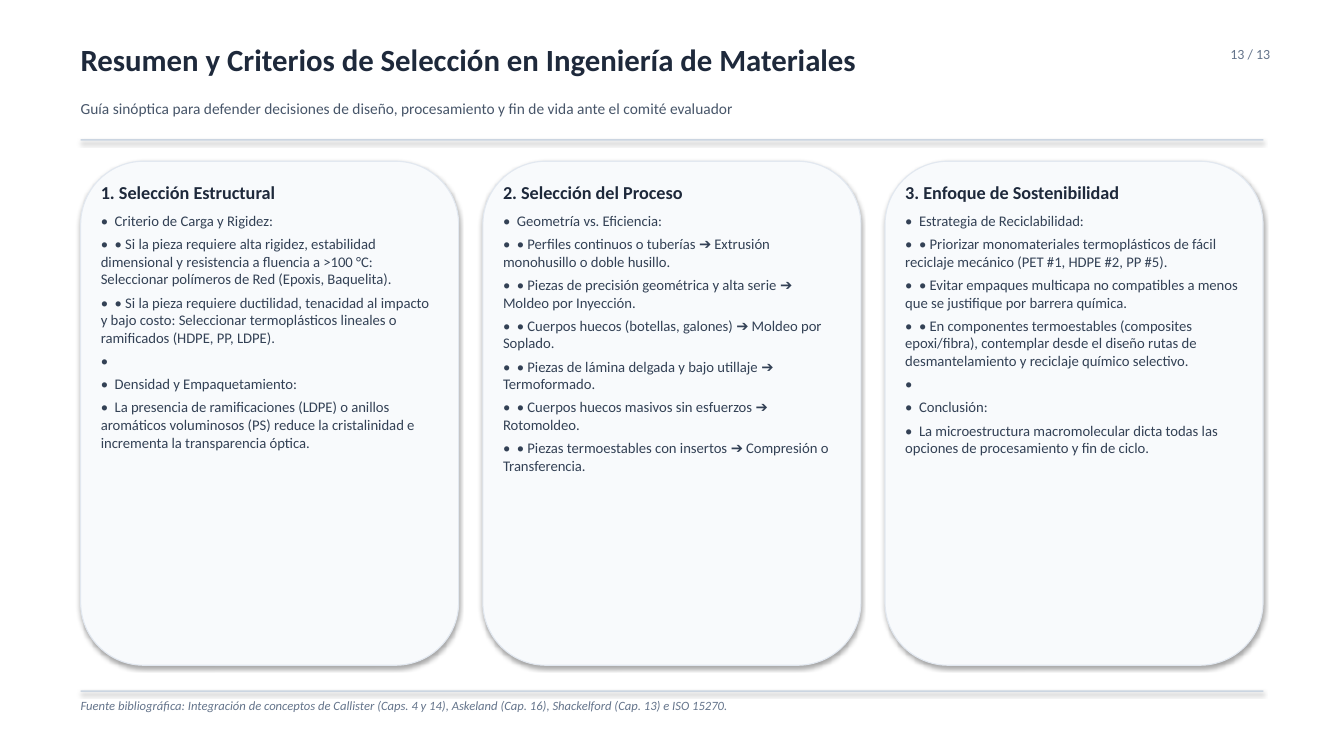
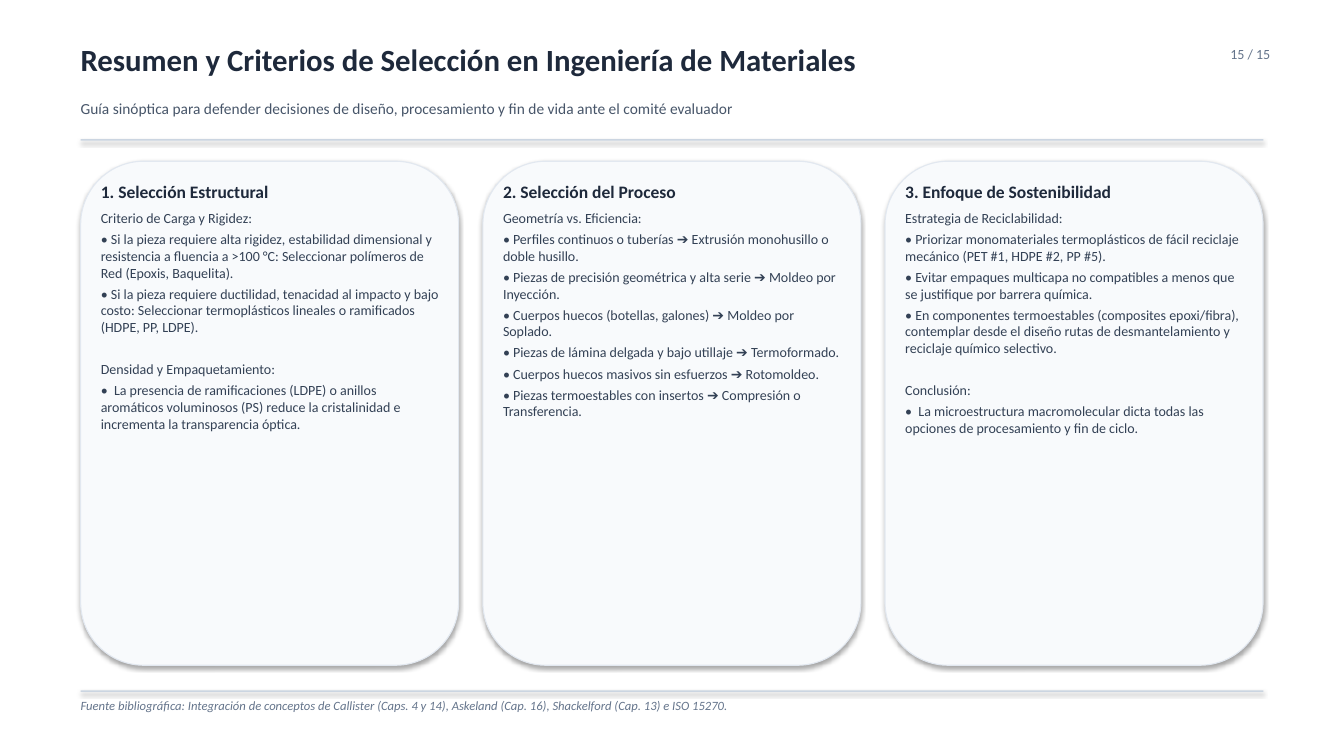
Before and after one commit to AlejandroDiazGaytan/FIM-Polimeros, a slide deck: slide 15 of presentacion_polimeros_procesos_reciclaje.pptx (slide 13 before the commit). Drawn at 1344x756 pixels with LibreOffice and Linux fonts; fonts in the diff are those of the drawing. Boxes give left, top, right and bottom in pixels: in the first picture for what was removed or moved away, otherwise in the second. Text is boxed around its words. In the diff, an @@ line names an element or a change of style, - is before the commit and + after.

```diff
--- a/presentacion_polimeros_procesos_reciclaje.pptx
+++ b/presentacion_polimeros_procesos_reciclaje.pptx
@@ text at (x1=1230, y1=50, x2=1270, y2=59): text changed @@
-13 / 13
+15 / 15
@@ text at (x1=101, y1=185, x2=401, y2=432): size 13 to 12.5 pt in "1. Selección Estructural"; size 10.5 to 10 pt in "• La presencia de ramificaciones (LDPE) o ..."; less space between paragraphs @@
@@ text at (x1=503, y1=185, x2=676, y2=198): size 13 to 12.5 pt in "2. Selección del Proceso"; less space between paragraphs @@
@@ text at (x1=905, y1=185, x2=1204, y2=436): size 13 to 12.5 pt in "3. Enfoque de Sostenibilidad"; size 10.5 to 10 pt in "• La microestructura macromolecular dicta todas las ..."; less space between paragraphs @@
@@ text at (x1=101, y1=213, x2=439, y2=377): text changed; size 10.5 to 10 pt @@
-• Criterio de Carga y Rigidez:
-• • Si la pieza requiere alta rigidez, estabilidad dimensional y resistencia a fluencia a >100 °C: Seleccionar polímeros de Red (Epoxis, Baquelita).
-• • Si la pieza requiere ductilidad, tenacidad al impacto y bajo costo: Seleccionar termoplásticos lineales o ramificados (HDPE, PP, LDPE).
-•
-• Densidad y Empaquetamiento:
+Criterio de Carga y Rigidez:
+• Si la pieza requiere alta rigidez, estabilidad dimensional y resistencia a fluencia a >100 °C: Seleccionar polímeros de Red (Epoxis, Baquelita).
+• Si la pieza requiere ductilidad, tenacidad al impacto y bajo costo: Seleccionar termoplásticos lineales o ramificados (HDPE, PP, LDPE).
+Densidad y Empaquetamiento:
@@ text at (x1=503, y1=213, x2=839, y2=416): text changed; size 10.5 to 10 pt @@
-• Geometría vs. Eficiencia:
-• • Perfiles continuos o tuberías ➔ Extrusión monohusillo o doble husillo.
-• • Piezas de precisión geométrica y alta serie ➔ Moldeo por Inyección.
-• • Cuerpos huecos (botellas, galones) ➔ Moldeo por Soplado.
-• • Piezas de lámina delgada y bajo utillaje ➔ Termoformado.
-• • Cuerpos huecos masivos sin esfuerzos ➔ Rotomoldeo.
-• • Piezas termoestables con insertos ➔ Compresión o Transferencia.
+Geometría vs. Eficiencia:
+• Perfiles continuos o tuberías ➔ Extrusión monohusillo o doble husillo.
+• Piezas de precisión geométrica y alta serie ➔ Moldeo por Inyección.
+• Cuerpos huecos (botellas, galones) ➔ Moldeo por Soplado.
+• Piezas de lámina delgada y bajo utillaje ➔ Termoformado.
+• Cuerpos huecos masivos sin esfuerzos ➔ Rotomoldeo.
+• Piezas termoestables con insertos ➔ Compresión o Transferencia.
@@ text at (x1=905, y1=213, x2=1239, y2=395): text changed; size 10.5 to 10 pt @@
-• Estrategia de Reciclabilidad:
-• • Priorizar monomateriales termoplásticos de fácil reciclaje mecánico (PET #1, HDPE #2, PP #5).
-• • Evitar empaques multicapa no compatibles a menos que se justifique por barrera química.
-• • En componentes termoestables (composites epoxi/fibra), contemplar desde el diseño rutas de desmantelamiento y reciclaje químico selectivo.
-•
-• Conclusión:
+Estrategia de Reciclabilidad:
+• Priorizar monomateriales termoplásticos de fácil reciclaje mecánico (PET #1, HDPE #2, PP #5).
+• Evitar empaques multicapa no compatibles a menos que se justifique por barrera química.
+• En componentes termoestables (composites epoxi/fibra), contemplar desde el diseño rutas de desmantelamiento y reciclaje químico selectivo.
+Conclusión:
```
Also in this commit, not shown: 12 other slides changed, 2 slides added, 3 other files.
